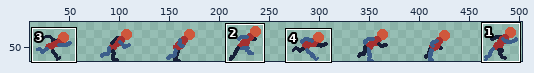
A sprite sheet gets an edit: art/player/cyber-ronin_run.png. Above, an overview of the earlier version with the close-up marked.
Close-up. Before the edit:
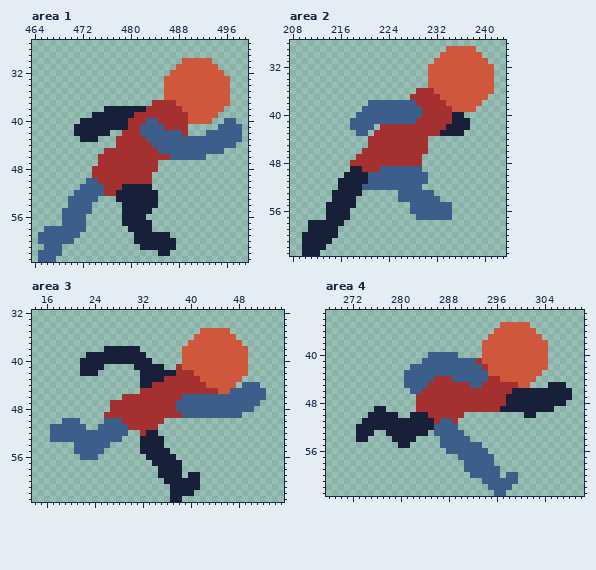
The file is 512x64 pixels. Shown: area 1: x 464..499, y 27..63; area 2: x 208..243, y 28..63; area 3: x 14..55, y 32..63; area 4: x 268..310, y 33..63. The wide view leaves out empty margins.
The result:
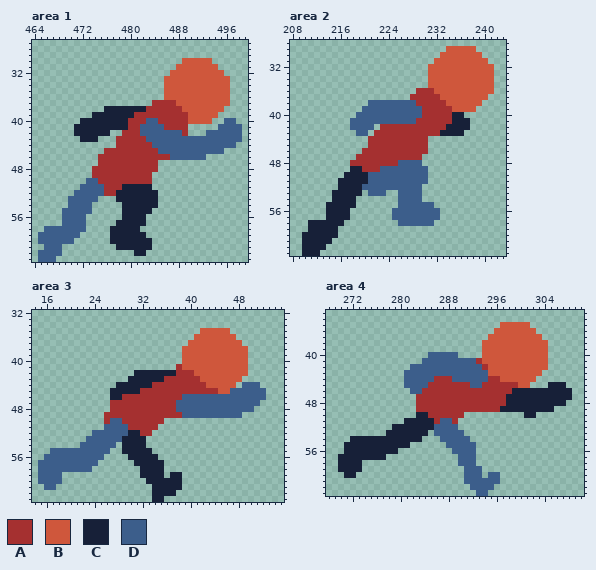
Palette (. is transparent): A #a53030  B #cf573c  C #172038  D #3c5e8b
Difference:
Changed rows in their new state; - is an unchanged pixel.
Area 1:
first column x 477:
57 -C----.----
58 CCC--..----
59 CCCC--....-
60 CCCC---....
61 -CCCC--....
62 ----CC--..-
Area 2:
first column x 226:
48 DDDD-
49 ----D
first column x 221:
53 DDD------..---
54 ---------...--
55 -----DD----...
56 ----DDD-----..
57 ----DDDD----..
58 -----DDDDDD---
Area 3:
first column x 22:
38 ----......----
39 -..........---
40 ............--
41 ....-----.....
42 ...------C----
43 --------CC----
44 ------CCCC----
45 -----CCCCC----
46 -----CC-------
first column x 15:
50 ----...----A---------------
51 --......--.----------------
52 --.......------CC-A.-------
53 --......------CCC-...------
54 ------.-----D-CCC-...------
55 --DDDD-----D--CCC--...-----
56 -DDDDDD---D----CCC--...----
57 DDDDDDDDDD------CCC--...---
58 DDDDDDDDD--------CCC-...---
59 DDDD-------------CCC-.---..
60 DDDD--------------CCC---...
61 -DD----------------CCC--...
62 -------------------CCC-...-
63 -------------------CC-..---
Area 4:
first column x 270:
49 ------..----------------------
50 -----.....--.-----------------
51 ----.......-------------------
52 ---......---------------------
53 ---...------------------------
54 --C--CCCC----C----------------
55 -CCCCCCCCC-------.-----.------
56 -CCCCCCCCC--------.----..-----
57 CCCCCCCC---------------...----
58 CCCC----------------D--...----
59 CCCC--------------------...---
60 -CC------------------D--.---..
61 ---------------------DDD---...
62 ----------------------DDD-...-
63 -----------------------DD-..--
Changed places in both close-ups, as pixel boxes (x1, y1, x2, y2):
changed: (110, 220, 176, 256)
changed: (368, 160, 452, 226)
changed: (80, 346, 164, 400)
changed: (38, 418, 200, 502)
changed: (338, 406, 518, 496)
